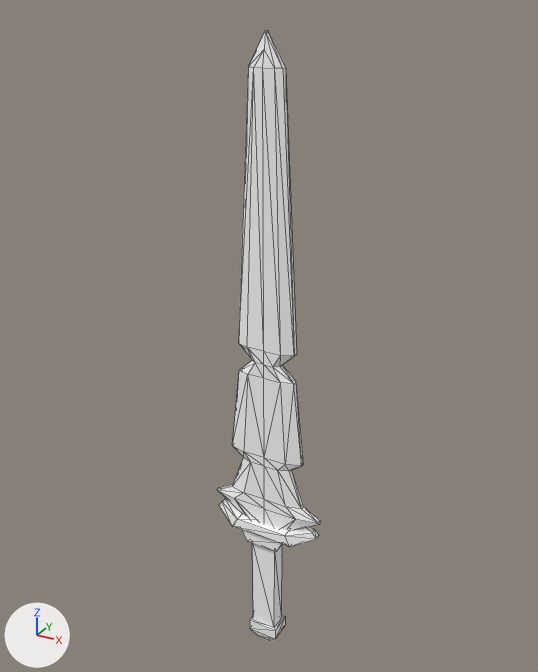
Two versions of the glTF model assets/synty/simple_fantasy/models/SF_Wep_Elven_Greatsword_01.glb, one commit apart.
Before and after are seen from a 50 mm camera at (0.0155, -0.0279, 0.0324) aimed at (-0.0004, 0.0009, 0.018). The axes (+X, +Y, +Z) are drawn at lower left. The lights are the same throughout. Mesh edges are drawn as thin lines.

Objects in the first picture: 'SF_Wep_Elven_Greatsword_01'.
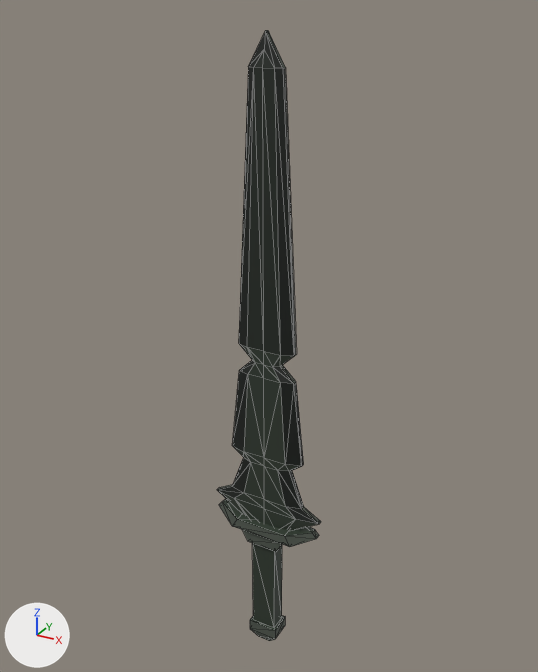
Where the change shows, as pixel boxes [x1, y1, x2, y2] in the pictures (538 x 672 px):
'SF_Wep_Elven_Greatsword_01', surface changed (grey to black): [217, 30, 321, 641] in both

The change, as a diff of the scene's bpy script:
```diff
--- a/assets/synty/simple_fantasy/models/SF_Wep_Elven_Greatsword_01.glb.py
+++ b/assets/synty/simple_fantasy/models/SF_Wep_Elven_Greatsword_01.glb.py
@@ img_undead_footman_01 @@
+img_undead_footman_01 = load_image('Undead_Footman_01', '_unpacked/Undead_Footman_01', 512, 512, 'sRGB')
@@ mat_lambert1 @@
 mat_lambert1 = principled_material('lambert1')
-mat_lambert1.base_color = (1.0, 1.0, 1.0)  # white #ffffff
+mat_lambert1.texture = img_undead_footman_01
 mat_lambert1.roughness = 0.553
```
